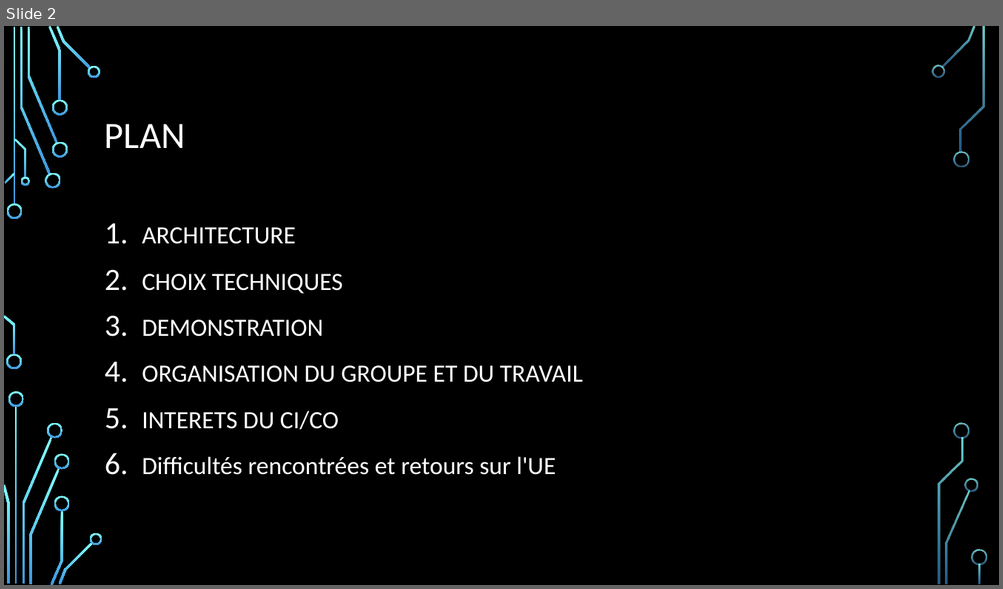
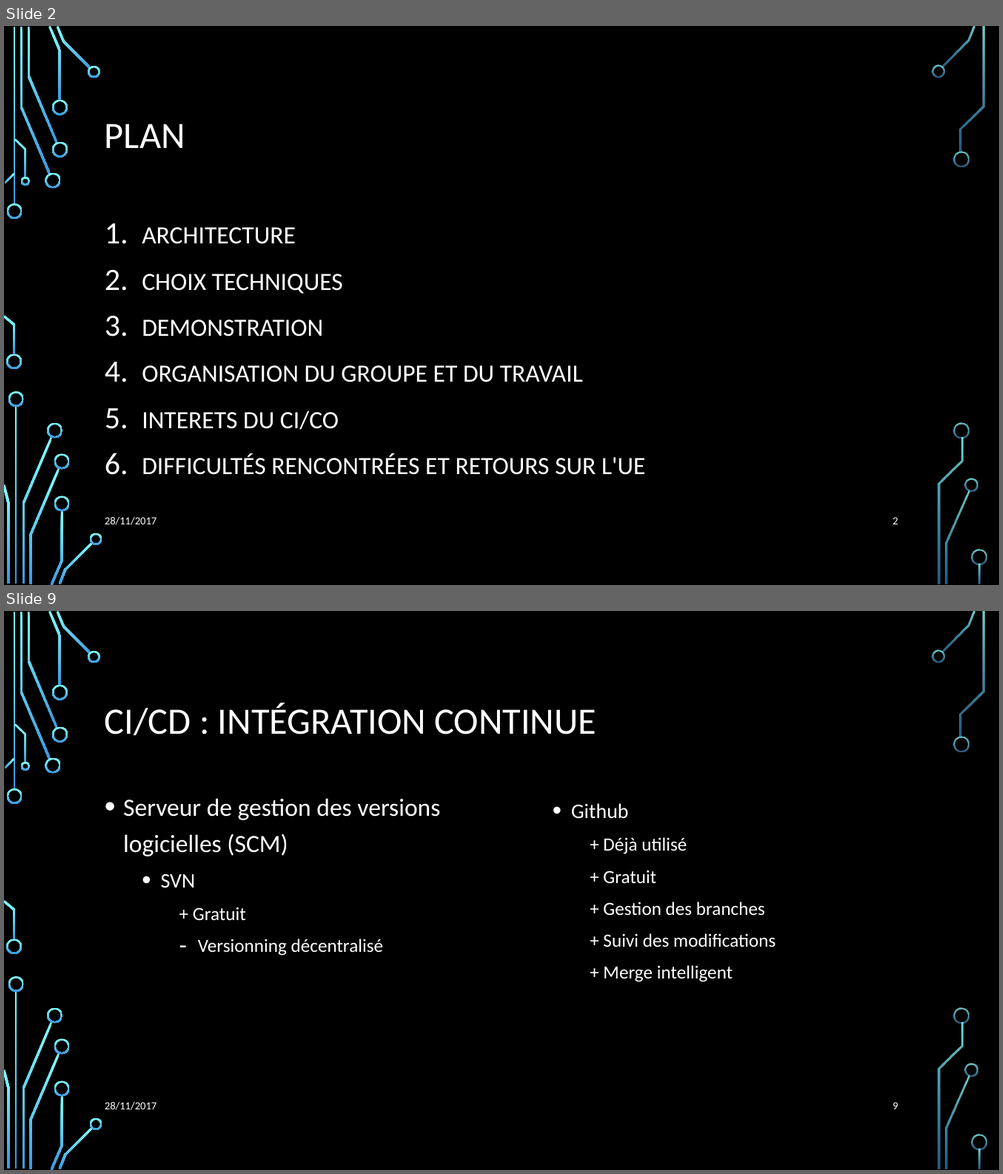
Before and after one commit to Julienbtn/cloud-project-equipe-7, a slide deck: Presentation Cloud.pptx. Shown one above the other, each under a label of ours: slide 2 before the commit, slides 2 and 9 after it; the slides between them are not shown. The pictures are 1003x589 and 1003x1174 pixels, drawn with LibreOffice and Linux fonts; fonts in the diff are those of the drawing; background and template pictures are left out. Boxes give left, top, right and bottom in pixels: in the first picture for what was removed or moved away, otherwise in the second. Text is boxed around its words. In the diff, an @@ line names an element or a change of style, - is before the commit and + after.

Commit message:
modif presentation

```diff
--- a/Presentation Cloud.pptx
+++ b/Presentation Cloud.pptx
@@ slide 9 added at bbox=[4, 611, 999, 1170], background picture (left out); not listed: 36 template elements that a slide beside it also shows @@
@@ title added at bbox=[105, 703, 597, 735], 36 pt, text #FFFFFF @@
+CI/CD : INTÉGRATION CONTINUE
@@ text added at bbox=[123, 798, 440, 956], 24 pt, text #FFFFFF @@
+• Serveur de gestion des versions logicielles (SCM)
+  • SVN
+    + Gratuit
+    – Versionning décentralisé
@@ text added at bbox=[571, 803, 775, 982], 18 pt, text #FFFFFF @@
+  • Github
+    + Déjà utilisé
+    + Gratuit
+    + Gestion des branches
+    + Suivi des modifications
+    + Merge intelligent
@@ text added at bbox=[105, 1102, 156, 1111], 10.5 pt, text #FFFFFF @@
+28/11/2017
@@ page number added at bbox=[892, 1102, 897, 1110], 10.5 pt, text #FFFFFF @@
+9
@@ slide 2 changed as well @@
@@ text at bbox=[142, 454, 645, 475]: text changed @@
-6. Difficultés rencontrées et retours sur l'UE
+6. DIFFICULTÉS RENCONTRÉES ET RETOURS SUR L'UE
@@ text added at bbox=[105, 517, 156, 526], 10.5 pt, text #FFFFFF @@
+28/11/2017
@@ page number added at bbox=[892, 517, 897, 525], 10.5 pt, text #FFFFFF @@
+2
```
Also in this commit, not shown: 3 other slides changed, 8 other slides added, 4 slides removed, 2 other files.
